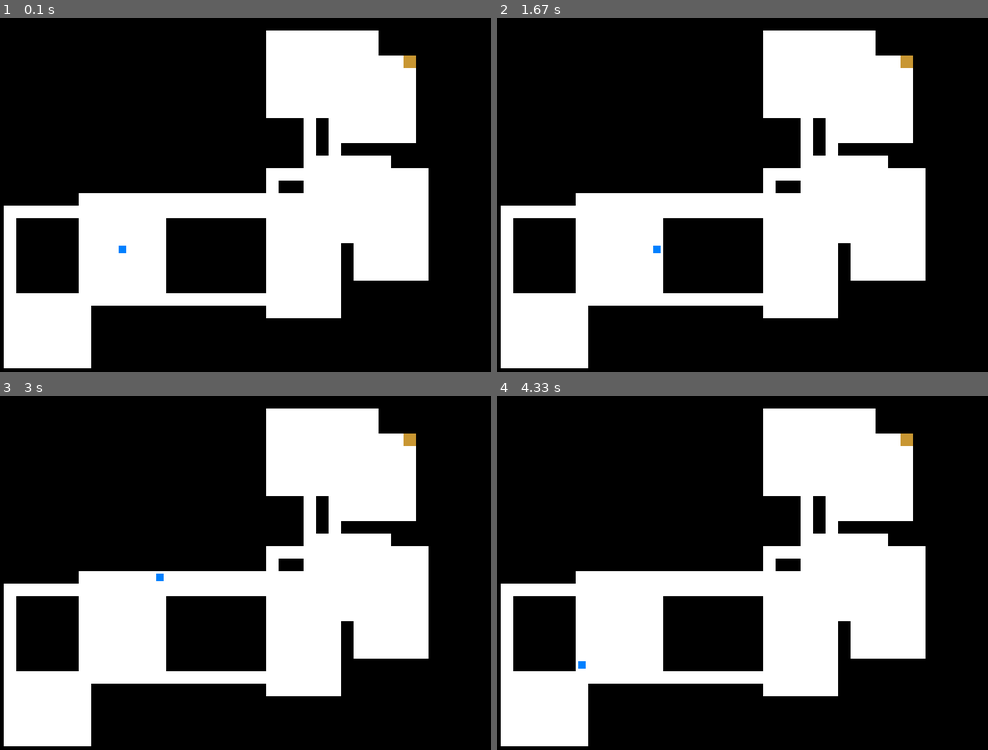
Above: before the commit, frames 1-4 (two rows, left to right).
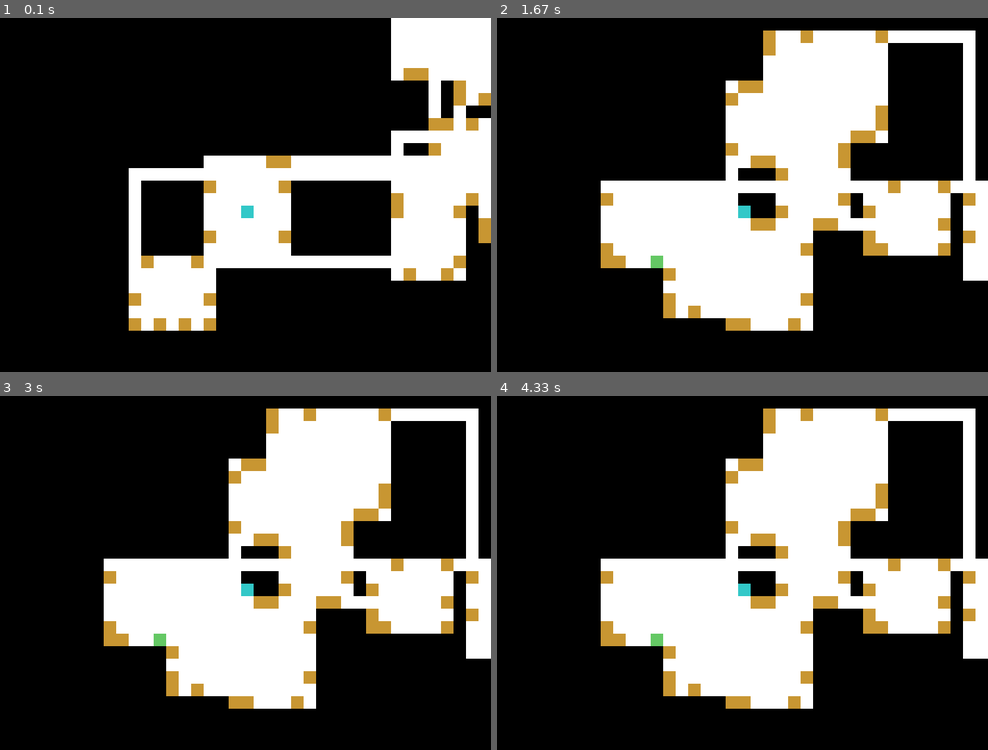
Above: after the commit, the same moments.

Repository: nterrel/mythic-depths
Game: pygame game, started from pygame_test.py
The game is run twice, just before and just after one commit, with the same random seed, the same clock (stepped at 60 frames per second) and the same inputs.
Inputs:
- Up to frame 1 (0.1 s): no input
- Up to frame 2 (1.67 s): hold E 0.33-0.8 s; hold D 0.33-0.8 s; tap E at 0.83, 1.17 s
- Up to frame 3 (3 s): hold W 2-2.47 s
- Up to frame 4 (4.33 s): hold A 3-3.53 s; hold S 3.57-4.03 s

The runs differ from the first frame. In frame 1, 41% of the frame differs, in the area x 0-100%, y 0-99%; in frame 2, 31%; in frame 3, 31%; in frame 4, 30%.

Commit message:
why are doors so complicated?

Diff:
--- a/dungeon.py
+++ b/dungeon.py
@@ -4,22 +4,61 @@
 
 
 class Room:
-    """Represents a room in the dungeon."""
+    """
+    Represents a room in the dungeon.
+    Attributes:
+        x (int): X position (in pixels)
+        y (int): Y position (in pixels)
+        width (int): Width (in pixels)
+        height (int): Height (in pixels)
+        tile_size (int): Size of each tile
+        doors (list): List of doors in the room
+        room_id (str): Unique identifier for the room
+        metadata (dict): Additional room metadata (for mapping, type, etc)
+    """
 
-    def __init__(self, x, y, width, height, tile_size):
-        self.x, self.y = x * tile_size, y * tile_size
-        self.width, self.height = width * tile_size, height * tile_size
+    def __init__(self, x, y, width, height, tile_size, room_id=None, metadata=None):
+        self.x = x * tile_size
+        self.y = y * tile_size
+        self.width = width * tile_size
+        self.height = height * tile_size
+        self.tile_size = tile_size
+        self.doors = []
+        self.room_id = room_id if room_id else f"room_{x}_{y}"
+        self.metadata = metadata if metadata else {}
+
+    def get_shape(self):
+        """Return the room's shape and position info for mapping."""
+        return {
+            "room_id": self.room_id,
+            "x": self.x,
+            "y": self.y,
+            "width": self.width,
+            "height": self.height,
+            "doors": [door for door in self.doors],
+            "metadata": self.metadata
+        }
 
 
 class Dungeon:
-    """Represents the dungeon grid and room/corridor logic."""
+    """
+    Represents the dungeon grid and room/corridor logic.
+    Attributes:
+        width (int): Grid width in tiles
+        height (int): Grid height in tiles
+        grid (list): 2D grid of walkable tiles
+        rooms (list): List of Room objects
+        tile_size (int): Size of each tile
+        start_room (Room): First room added
+        end_room (Room): Last room added
+    """
 
     def __init__(self, width, height, tile_size):
         self.width = width
         self.height = height
         self.grid = [[0 for _ in range(width)] for _ in range(height)]
         self.rooms = []
-        self.tile_size = TILE_SIZE
+        self.tile_size = tile_size
         self.start_room = None
         self.end_room = None
 
@@ -30,31 +69,29 @@
             for y in range(room.y // self.tile_size, (room.y + room.height) // self.tile_size):
                 self.grid[y][x] = 1     # Mark room area on grid
         if not self.start_room:
-            self.start_room = room  # This makes the first room added the start
-        self.end_room = room        # End room is the last room to be added
+            self.start_room = room  # First room is start
+        self.end_room = room        # Last room is end
 
     def connect_rooms(self):
         """Connect all rooms with corridors."""
         for i in range(len(self.rooms) - 1):
             room_a, room_b = self.rooms[i], self.rooms[i + 1]
-
             # Connect rooms horizontally
             for x in range(min(room_a.x, room_b.x) // self.tile_size, (max(room_a.x, room_b.x) + self.tile_size) // self.tile_size):
-                if x < self.width:  # Check to prevent 'IndexError'
+                if x < self.width:
                     self.grid[room_a.y // self.tile_size][x] = 1
-
             # Connect rooms vertically
             for y in range(min(room_a.y, room_b.y) // self.tile_size, (max(room_a.y, room_b.y) + self.tile_size) // self.tile_size):
-                if y < self.height:  # Check to prevent 'IndexError'
+                if y < self.height:
                     self.grid[y][room_b.x // self.tile_size] = 1
 
     def print_dungeon(self):
         """Print a text representation of the dungeon grid."""
         for y, row in enumerate(self.grid):
             for x, cell in enumerate(row):
-                if x == self.start_room.x and y == self.start_room.y:
+                if self.start_room and x == self.start_room.x // self.tile_size and y == self.start_room.y // self.tile_size:
                     print('S', end='')      # Start room
-                elif x == self.end_room.x and y == self.end_room.y:
+                elif self.end_room and x == self.end_room.x // self.tile_size and y == self.end_room.y // self.tile_size:
                     print('F', end='')      # Finish room
                 else:
                     print('#' if cell == 1 else '.', end='')
@@ -70,17 +107,21 @@
                                                             self.tile_size,
                                                             self.tile_size))
 
+    def get_map_data(self):
+        """Return a list of all rooms' shape and metadata for mapping."""
+        return [room.get_shape() for room in self.rooms]
 
-# How to use:
+
+# Example usage:
 if __name__ == "__main__":
-    # Initialize a dungeon
     dungeon = Dungeon(30, 20, 20)
-    # Create 5 rooms at random
-    for _ in range(5):
+    for i in range(5):
         w, h = random.randint(3, 6), random.randint(3, 6)
         x, y = random.randint(0, dungeon.width - w -
                               1), random.randint(0, dungeon.height - h - 1)
-        dungeon.add_room(Room(x, y, w, h, 20))
-
+        metadata = {"type": "normal", "index": i}
+        room = Room(x, y, w, h, 20, room_id=f"room_{i}", metadata=metadata)
+        dungeon.add_room(room)
     dungeon.connect_rooms()
     dungeon.print_dungeon()
+    print("Map data:", dungeon.get_map_data())
--- a/interactables.py
+++ b/interactables.py
@@ -16,16 +16,59 @@
 
 
 class Door(Interactable):
-    """A door that can be opened by the player."""
+    """
+    A door that connects two rooms or areas. Supports bidirectional traversal and is reusable.
+    """
 
-    def __init__(self, x, y, leads_to=None):
+    def __init__(self, x, y, connected_rooms=None):
         super().__init__(x, y, "Door", action=self.open)
-        self.leads_to = leads_to
-        self.opened = False
+        self.connected_rooms = set(
+            connected_rooms) if connected_rooms else set()
+        self.opened = False  # For visual feedback
 
-    def open(self, player):
-        """Open the door and allow passage."""
-        self.opened = True
-        self.active = False
-        # Logic to connect rooms or allow passage
-        return f"Door at ({self.x}, {self.y}) opened!"
+    def open(self, player, current_room):
+        """Open the door and move player to the other connected room."""
+        self.opened = True  # Set opened for visual feedback
+        # Move to the other room in connected_rooms
+        other_rooms = self.connected_rooms - {current_room}
+        if other_rooms:
+            target_room = next(iter(other_rooms))
+            # Move player to center of target room
+            center_x = (target_room.x // player.tile_size) + \
+                (target_room.width // (2 * player.tile_size))
+            center_y = (target_room.y // player.tile_size) + \
+                (target_room.height // (2 * player.tile_size))
+            player.x = center_x * player.tile_size
+            player.y = center_y * player.tile_size
+            return f"Player moved to room {getattr(target_room, 'room_id', '')} via door!"
+        return "Door does not connect to another room."
+
+
+class Portal(Interactable):
+    """
+    A one-way portal for plane/level transition. Works only once, deactivates after use, and does not create a return portal.
+    Attributes:
+        destination_x, destination_y: Where the portal sends the player
+        target_plane, target_level: For future progression system (optional)
+    """
+
+    def __init__(self, x, y, destination_x, destination_y, target_plane=None, target_level=None):
+        super().__init__(x, y, "Portal", action=self.activate)
+        self.destination_x = destination_x
+        self.destination_y = destination_y
+        self.target_plane = target_plane
+        self.target_level = target_level
+        self.used = False
+        self.opened = False  # For visual feedback
+
+    def activate(self, player):
+        """Teleport the player to a new plane/level and deactivate the portal. No return portal is created."""
+        if not self.used:
+            player.x = self.destination_x * player.tile_size
+            player.y = self.destination_y * player.tile_size
+            # Future: handle plane/level transition logic here
+            self.used = True
+            self.active = False
+            self.opened = True  # For visual feedback
+            return f"Player teleported to ({self.destination_x}, {self.destination_y}) on plane {self.target_plane}, level {self.target_level}!"
+        return "Portal already used."
--- a/pygame_test.py
+++ b/pygame_test.py
@@ -15,32 +15,60 @@
 # Static dungeon system
 WORLD_WIDTH, WORLD_HEIGHT = 40, 30
 
+
 # Track dungeon history and visited rooms for mapping
 history = []  # Stack of (dungeon, doors, player_x, player_y)
 visited_rooms = []  # List of dicts: {size, shape, position}
 
-
-def generate_dungeon():
+# Persistent mapping of room pairs to generated dungeons/doors
+# key: (room1_key, room2_key), value: (dungeon1, doors1, dungeon2, doors2, doorA, doorB)
+room_connections = {}
+
+
+def generate_dungeon(entry_door=None):
     dungeon = Dungeon(WORLD_WIDTH, WORLD_HEIGHT, TILE_SIZE)
     doors = []
     # Add random rooms to the dungeon, min size 6x6
     for _ in range(8):
         w, h = random.randint(6, 10), random.randint(6, 10)
-        x, y = random.randint(0, dungeon.width - w -
-                              1), random.randint(0, dungeon.height - h - 1)
+        x = random.randint(0, dungeon.width - w - 1)
+        y = random.randint(0, dungeon.height - h - 1)
         dungeon.add_room(Room(x, y, w, h, TILE_SIZE))
     dungeon.connect_rooms()
-    # Place doors at dungeon edges (for area transition)
-    for y in range(dungeon.height):
-        if dungeon.grid[y][0] == 1:
-            doors.append(Door(0, y))
-        if dungeon.grid[y][dungeon.width - 1] == 1:
-            doors.append(Door(dungeon.width - 1, y))
-    for x in range(dungeon.width):
-        if dungeon.grid[0][x] == 1:
-            doors.append(Door(x, 0))
-        if dungeon.grid[dungeon.height - 1][x] == 1:
-            doors.append(Door(x, dungeon.height - 1))
+    # Place up to 2 doors per edge, only at valid exits (walkable next to wall)
+    for room in dungeon.rooms:
+        rx0 = room.x // TILE_SIZE
+        ry0 = room.y // TILE_SIZE
+        rx1 = (room.x + room.width) // TILE_SIZE
+        ry1 = (room.y + room.height) // TILE_SIZE
+        # Top edge
+        top_candidates = [x for x in range(rx0, rx1)
+                         if dungeon.grid[ry0][x] == 1 and ry0 > 0 and dungeon.grid[ry0 - 1][x] == 0]
+        for x in random.sample(top_candidates, min(2, len(top_candidates))):
+            d = Door(x, ry0, connected_rooms={room})
+            d.dungeon_context = dungeon
+            doors.append(d)
+        # Bottom edge
+        bot_candidates = [x for x in range(rx0, rx1)
+                         if dungeon.grid[ry1 - 1][x] == 1 and ry1 < dungeon.height and dungeon.grid[ry1][x] == 0]
+        for x in random.sample(bot_candidates, min(2, len(bot_candidates))):
+            d = Door(x, ry1 - 1, connected_rooms={room})
+            d.dungeon_context = dungeon
+            doors.append(d)
+        # Left edge
+        left_candidates = [y for y in range(ry0, ry1)
+                           if dungeon.grid[y][rx0] == 1 and rx0 > 0 and dungeon.grid[y][rx0 - 1] == 0]
+        for y in random.sample(left_candidates, min(2, len(left_candidates))):
+            d = Door(rx0, y, connected_rooms={room})
+            d.dungeon_context = dungeon
+            doors.append(d)
+        # Right edge
+        right_candidates = [y for y in range(ry0, ry1)
+                            if dungeon.grid[y][rx1 - 1] == 1 and rx1 < dungeon.width and dungeon.grid[y][rx1] == 0]
+        for y in random.sample(right_candidates, min(2, len(right_candidates))):
+            d = Door(rx1 - 1, y, connected_rooms={room})
+            d.dungeon_context = dungeon
+            doors.append(d)
     # Place a door at the farthest walkable tile from the start room
     if dungeon.rooms:
         from collections import deque
@@ -63,10 +91,26 @@
                 nx, ny = x + dx, y + dy
                 if 0 <= nx < dungeon.width and 0 <= ny < dungeon.height and dungeon.grid[ny][nx] == 1:
                     queue.append((nx, ny, dist + 1))
-        # Place a door at the farthest tile, mark it as 'end_door'
-        end_door = Door(farthest[0], farthest[1])
-        end_door.is_end = True
-        doors.append(end_door)
+    # Place a door at the farthest tile, mark it as 'end_door'
+    end_door = Door(farthest[0], farthest[1], connected_rooms={start_room})
+    end_door.is_end = True
+    doors.append(end_door)
+    # If entering from another dungeon, create a paired door
+    if entry_door:
+        # Place paired door in start room and connect both rooms
+        start_room = dungeon.rooms[0]
+        center_tile_x = (start_room.x // TILE_SIZE) + \
+            (start_room.width // (2 * TILE_SIZE))
+        center_tile_y = (start_room.y // TILE_SIZE) + \
+            (start_room.height // (2 * TILE_SIZE))
+        paired_door = Door(center_tile_x, center_tile_y,
+                           connected_rooms={start_room})
+        paired_door.dungeon_context = dungeon
+        # Connect both doors to both rooms
+        paired_door.connected_rooms.add(
+            getattr(entry_door, 'connected_rooms', {start_room}).copy().pop())
+        entry_door.connected_rooms.add(start_room)
+        doors.append(paired_door)
     return dungeon, doors
 
 
@@ -89,7 +133,6 @@
 MOVE_DELAY = 5  # ms between tile moves (faster)
 last_move_time = 0
 
-running = True
 clock = pygame.time.Clock()
 
 
@@ -117,89 +160,119 @@
     global dungeon, history, visited_rooms
     for door in doors:
         if not door.opened:
-            dist = ((player.x // TILE_SIZE - door.x) ** 2 +
-                    (player.y // TILE_SIZE - door.y) ** 2) ** 0.5
+            dist = ((player.x // TILE_SIZE - door.x) ** 2 + (player.y // TILE_SIZE - door.y) ** 2) ** 0.5
             if dist <= 2:
-                door.open(player)
-                # Cache all rooms in this dungeon on entry
+                # Find which room the player is currently in
+                current_room = None
                 for room in dungeon.rooms:
-                    visited_rooms.append({
-                        'x': room.x, 'y': room.y,
-                        'width': room.width, 'height': room.height,
-                        'dungeon_id': len(history)
-                    })
-                # If backtracking (door already opened and history exists), pop previous dungeon
-                if hasattr(door, 'back_link') and door.back_link:
-                    prev = history.pop()
-                    dungeon, doors, player.x, player.y = prev
-                    return doors
-                # Otherwise, push current dungeon to history and generate new
-                history.append((dungeon, doors, player.x, player.y))
-                dungeon, new_doors = generate_dungeon()
-                # Link the new door for backtracking
-                for d in new_doors:
-                    if getattr(d, 'is_end', False) or d.x == 0 or d.x == dungeon.width - 1 or d.y == 0 or d.y == dungeon.height - 1:
-                        d.back_link = True
-                # Move player to center of new start room
-                if dungeon.rooms:
-                    start_room = dungeon.rooms[0]
-                    center_tile_x = (start_room.x // TILE_SIZE) + \
-                        (start_room.width // (2 * TILE_SIZE))
-                    center_tile_y = (start_room.y // TILE_SIZE) + \
-                        (start_room.height // (2 * TILE_SIZE))
-                    player.x = center_tile_x * TILE_SIZE
-                    player.y = center_tile_y * TILE_SIZE
+                    rx0 = room.x // TILE_SIZE
+                    ry0 = room.y // TILE_SIZE
+                    rx1 = (room.x + room.width) // TILE_SIZE
+                    ry1 = (room.y + room.height) // TILE_SIZE
+                    px = player.x // TILE_SIZE
+                    py = player.y // TILE_SIZE
+                    if rx0 <= px < rx1 and ry0 <= py < ry1:
+                        current_room = room
+                        break
+                # If door only knows one room, generate and connect a new room
+                if len(door.connected_rooms) == 1:
+                    history.append((dungeon, doors, player.x, player.y))
+                    dungeon_new, new_doors = generate_dungeon()
+                    # Find the room in the new dungeon closest to the door's position
+                    min_dist = float('inf')
+                    new_room = None
+                    for room in dungeon_new.rooms:
+                        rx0 = room.x // TILE_SIZE
+                        ry0 = room.y // TILE_SIZE
+                        rx1 = (room.x + room.width) // TILE_SIZE
+                        ry1 = (room.y + room.height) // TILE_SIZE
+                        # Use center of room for distance
+                        cx = (rx0 + rx1) // 2
+                        cy = (ry0 + ry1) // 2
+                        d2 = (door.x - cx) ** 2 + (door.y - cy) ** 2
+                        if d2 < min_dist:
+                            min_dist = d2
+                            new_room = room
+                    door.connected_rooms.add(new_room)
+                    # Place paired door at closest edge of new_room, only on walkable tile with valid exit
+                    edge_candidates = []
+                    rx0 = new_room.x // TILE_SIZE
+                    ry0 = new_room.y // TILE_SIZE
+                    rx1 = (new_room.x + new_room.width) // TILE_SIZE
+                    ry1 = (new_room.y + new_room.height) // TILE_SIZE
+                    # Top edge
+                    top_candidates = [x for x in range(rx0, rx1)
+                                     if dungeon_new.grid[ry0][x] == 1 and ry0 > 0 and dungeon_new.grid[ry0 - 1][x] == 0]
+                    for x in top_candidates:
+                        edge_candidates.append((x, ry0))
+                    # Bottom edge
+                    bot_candidates = [x for x in range(rx0, rx1)
+                                     if dungeon_new.grid[ry1 - 1][x] == 1 and ry1 < dungeon_new.height and dungeon_new.grid[ry1][x] == 0]
+                    for x in bot_candidates:
+                        edge_candidates.append((x, ry1 - 1))
+                    # Left edge
+                    left_candidates = [y for y in range(ry0, ry1)
+                                       if dungeon_new.grid[y][rx0] == 1 and rx0 > 0 and dungeon_new.grid[y][rx0 - 1] == 0]
+                    for y in left_candidates:
+                        edge_candidates.append((rx0, y))
+                    # Right edge
+                    right_candidates = [y for y in range(ry0, ry1)
+                                        if dungeon_new.grid[y][rx1 - 1] == 1 and rx1 < dungeon_new.width and dungeon_new.grid[y][rx1] == 0]
+                    for y in right_candidates:
+                        edge_candidates.append((rx1 - 1, y))
+                    # Pick closest edge tile
+                    min_edge_dist = float('inf')
+                    best_edge = None
+                    for ex, ey in edge_candidates:
+                        d2 = (door.x - ex) ** 2 + (door.y - ey) ** 2
+                        if d2 < min_edge_dist:
+                            min_edge_dist = d2
+                            best_edge = (ex, ey)
+                    if best_edge:
+                        paired_door = Door(best_edge[0], best_edge[1], connected_rooms={current_room, new_room})
+                        paired_door.dungeon_context = dungeon_new
+                        new_doors.append(paired_door)
+                        globals()['dungeon'] = dungeon_new
+                        globals()['doors'] = new_doors
+                        paired_door.open(player, new_room)
+                        return new_doors
                 else:
-                    player.x = (WINDOW_WIDTH // 2 // TILE_SIZE) * TILE_SIZE
-                    player.y = (WINDOW_HEIGHT // 2 // TILE_SIZE) * TILE_SIZE
-                return new_doors
-    return doors
-
-
-def draw_player_with_camera(screen, player, camera_x, camera_y):
-    size = int(player.tile_size * 0.6)
-    offset = (player.tile_size - size) // 2
-    rect_x = player.x - camera_x + offset
-    rect_y = player.y - camera_y + offset
-    pygame.draw.rect(screen, (0, 128, 255),
-                     pygame.Rect(rect_x, rect_y, size, size))
-
-
+                    # Move to the other room
+                    door.open(player, current_room)
+
+
+# MAIN GAME LOOP
+running = True
 while running:
     for event in pygame.event.get():
         if event.type == pygame.QUIT:
             running = False
-        if event.type == pygame.KEYDOWN and event.key == pygame.K_e:
-            new_doors = interact_nearby_doors(player, doors)
-            if new_doors is not None:
-                doors = new_doors
+        elif event.type == pygame.KEYDOWN:
+            if event.key == pygame.K_e:
+                interact_nearby_doors(player, doors)
 
     keys = pygame.key.get_pressed()
     dx, dy = 0, 0
     if keys[pygame.K_a]:
-        dx -= 1
+        dx = -1
     if keys[pygame.K_d]:
-        dx += 1
+        dx = 1
     if keys[pygame.K_w]:
-        dy -= 1
+        dy = -1
     if keys[pygame.K_s]:
-        dy += 1
-
-    now = pygame.time.get_ticks()
-    if (dx != 0 or dy != 0) and now - last_move_time > MOVE_DELAY:
-        player.move(dx, dy, dungeon)
-        last_move_time = now
+        dy = 1
 
     # Camera centers on player
-    camera_x = player.x + player.tile_size // 2 - WINDOW_WIDTH // 2
-    camera_y = player.y + player.tile_size // 2 - WINDOW_HEIGHT // 2
-    camera_x = max(0, min(camera_x, WORLD_WIDTH * TILE_SIZE - WINDOW_WIDTH))
-    camera_y = max(0, min(camera_y, WORLD_HEIGHT * TILE_SIZE - WINDOW_HEIGHT))
-
-    screen.fill((0, 0, 0))  # Clear screen
+    camera_x = player.x - WINDOW_WIDTH // 2
+    camera_y = player.y - WINDOW_HEIGHT // 2
+
+    screen.fill((0, 0, 0))
     draw_dungeon_with_camera(screen, dungeon, camera_x, camera_y)
     draw_doors(screen, doors, camera_x, camera_y)
-    draw_player_with_camera(screen, player, camera_x, camera_y)
+    player.move(dx, dy, dungeon)
+    # Draw player as a rectangle
+    pygame.draw.rect(screen, (50, 200, 200), pygame.Rect(
+        player.x - camera_x, player.y - camera_y, TILE_SIZE, TILE_SIZE))
     pygame.display.update()
     clock.tick(60)
 
